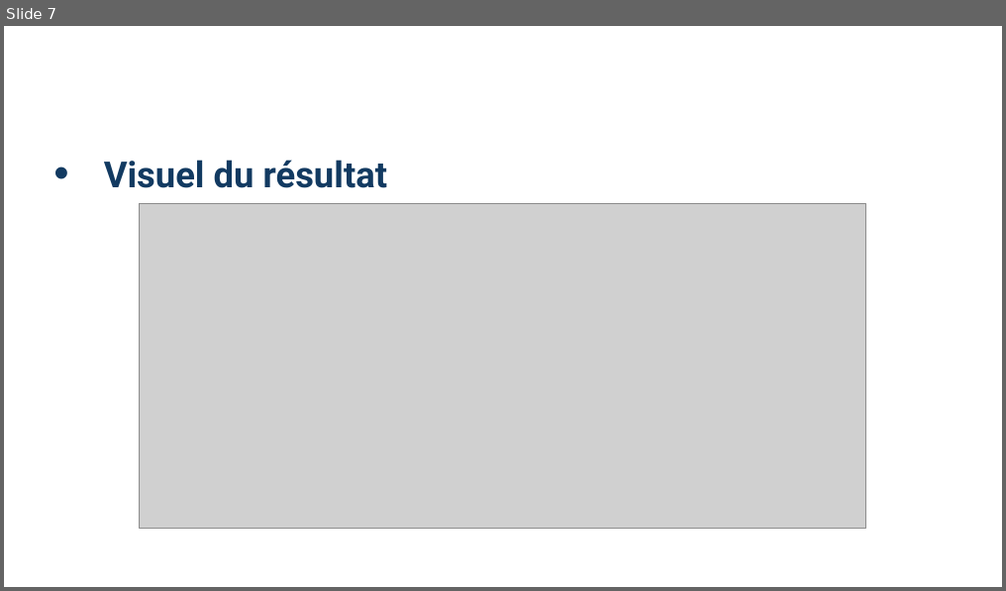
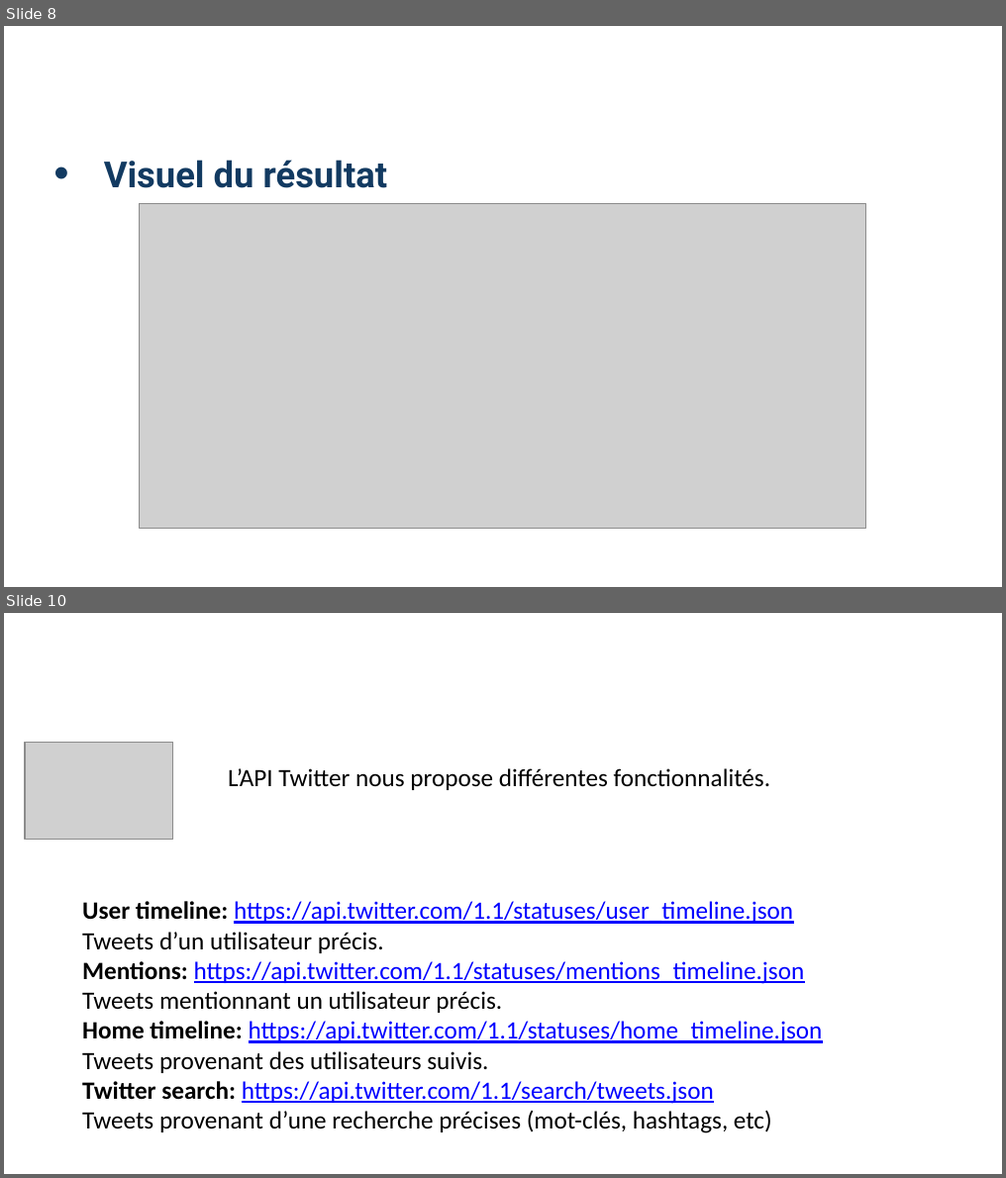
Before and after one commit to Aukraiser/YetAnotherTweetsAnalyzer, a slide deck: docs/Yata.pptx. Shown one above the other, each under a label of ours: slide 7 before the commit, slides 8 and 10 after it; the slides between them are not shown. The pictures are 1006x591 and 1006x1178 pixels, drawn with LibreOffice and Linux fonts; fonts in the diff are those of the drawing; grey boxes stand for pictures; background and template pictures are left out. Boxes give left, top, right and bottom in pixels: in the first picture for what was removed or moved away, otherwise in the second. Text is boxed around its words. In the diff, an @@ line names an element or a change of style, - is before the commit and + after.

```diff
--- a/docs/Yata.pptx
+++ b/docs/Yata.pptx
@@ slide 10 added at bbox=[4, 613, 1002, 1174], background picture (left out) @@
@@ title added at bbox=[39, 625, 201, 650], 14.9 pt, text #FFFFFF @@
+Développement
@@ text added at bbox=[39, 652, 427, 682], 15 pt, text #FFFFFF, bold @@
+API Twitter
@@ picture added at bbox=[25, 742, 173, 840] @@
@@ text added at bbox=[228, 768, 771, 790], 18 pt, text #000000 @@
+L’API Twitter nous propose différentes fonctionnalités.
@@ text added at bbox=[82, 901, 823, 1134], 18 pt, text #0000FF, underline @@
+User timeline: https://api.twitter.com/1.1/statuses/user_timeline.json
+Tweets d’un utilisateur précis.
+Mentions: https://api.twitter.com/1.1/statuses/mentions_timeline.json
+Tweets mentionnant un utilisateur précis.
+Home timeline: https://api.twitter.com/1.1/statuses/home_timeline.json
+Tweets provenant des utilisateurs suivis.
+Twitter search: https://api.twitter.com/1.1/search/tweets.json
+Tweets provenant d’une recherche précises (mot-clés, hashtags, etc)
@@ what was slide 7 is now slide 8 @@
```
Also in this commit, not shown: 2 other slides added.
